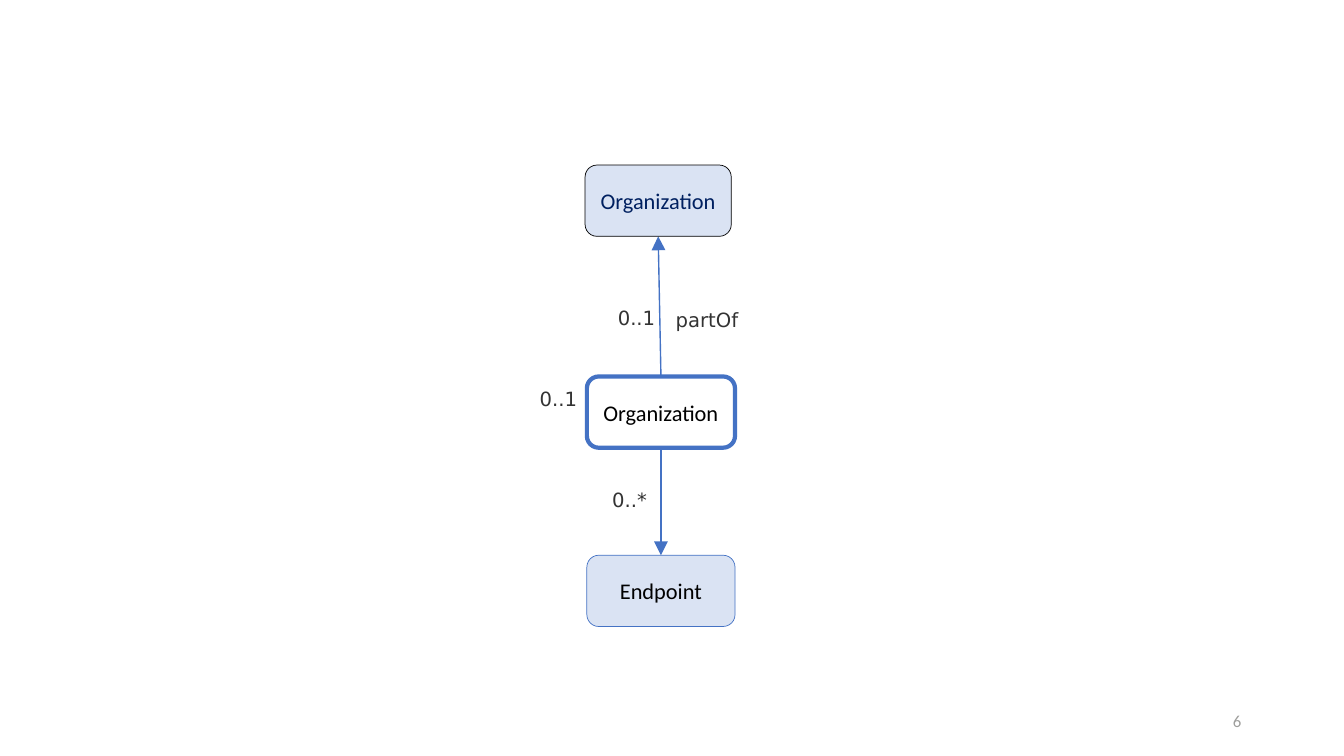
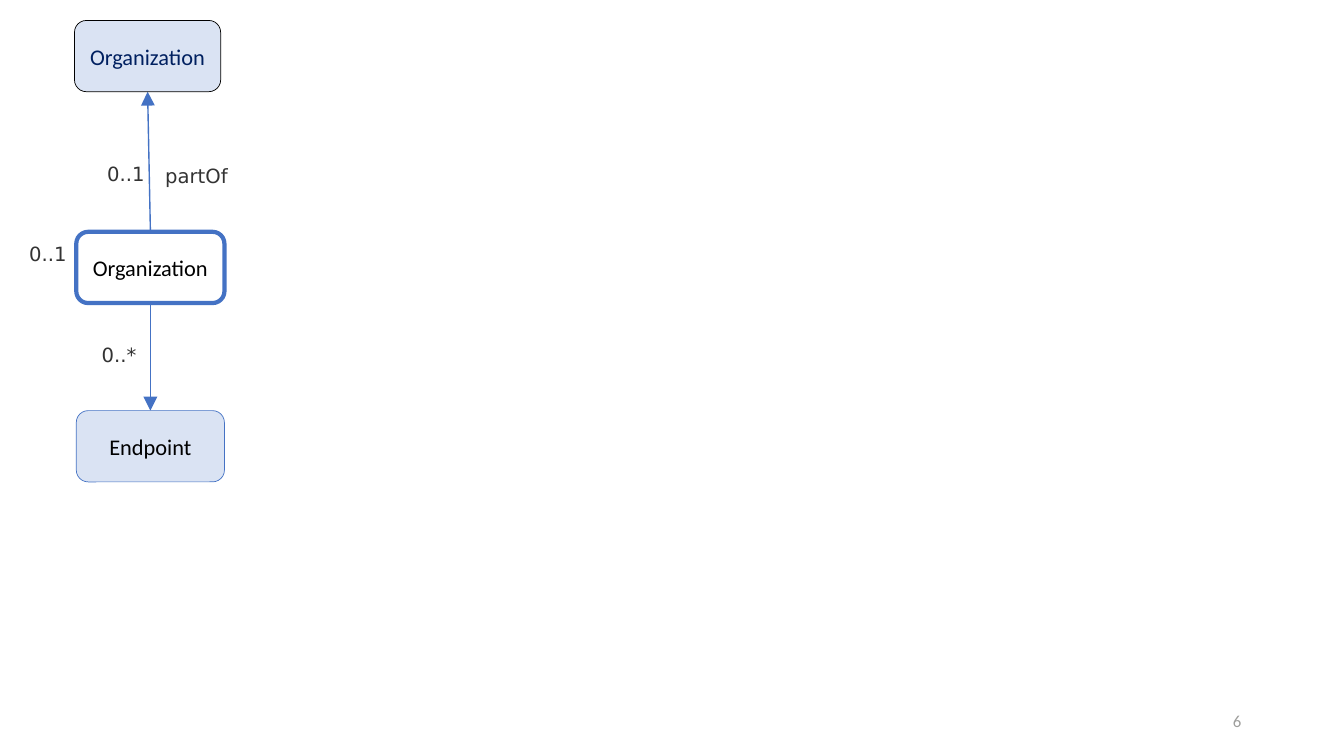
Before and after one commit to HL7/davinci-pdex-plan-net, a slide deck: slide 6 of pages/Figures.pptx. Drawn at 1344x756 pixels with LibreOffice and Linux fonts; fonts in the diff are those of the drawing. Boxes give left, top, right and bottom in pixels: in the first picture for what was removed or moved away, otherwise in the second. Text is boxed around its words. In the diff, an @@ line names an element or a change of style, - is before the commit and + after.

```diff
--- a/pages/Figures.pptx
+++ b/pages/Figures.pptx
@@ 4 texts, 3 rounded rectangles, 2 arrows: place and size @@
-4 texts, 3 rounded rectangles, 2 arrows at (540,165,739,627)
+4 texts, 3 rounded rectangles, 2 arrows at (29,20,228,482)
```
Also in this commit, not shown: 5 other slides changed, 1 slide removed, 20 other files.
